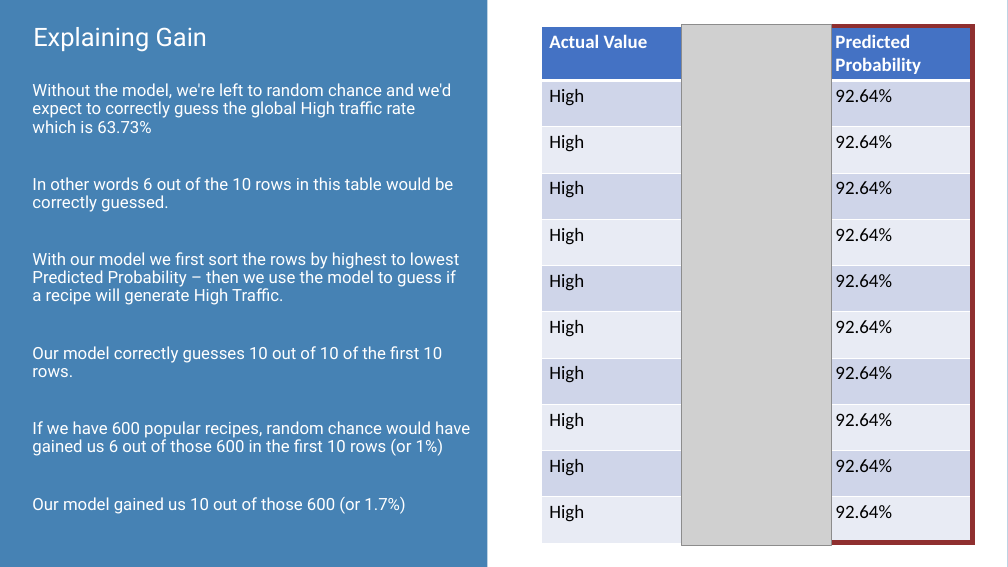
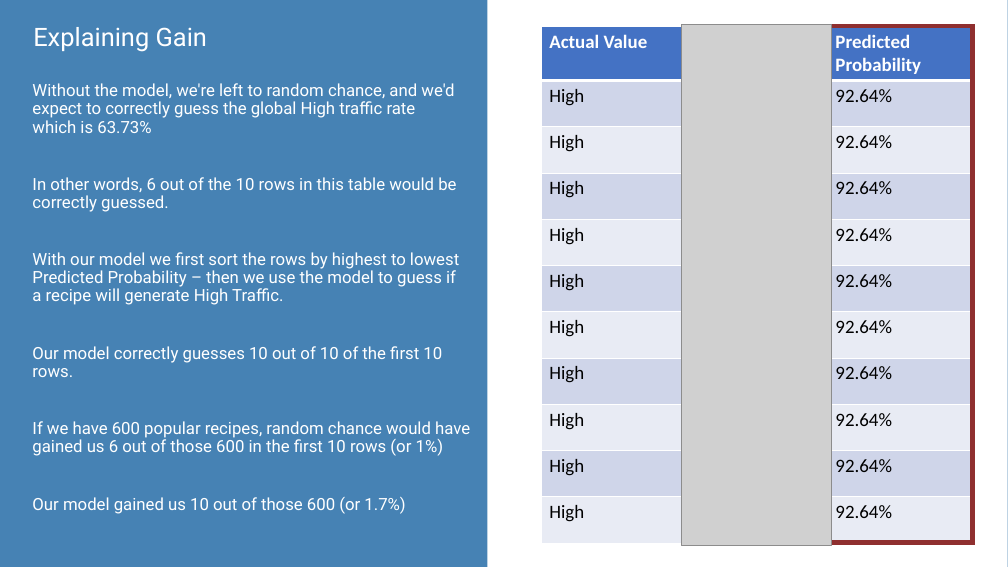
Before and after one commit to MichaelSandilands/recipe_site_traffic, a slide deck: slide 7 of 00_presentation/presentation.pptx. Drawn at 1008x567 pixels with LibreOffice and Linux fonts; fonts in the diff are those of the drawing; grey boxes stand for pictures. Boxes give left, top, right and bottom in pixels: in the first picture for what was removed or moved away, otherwise in the second. Text is boxed around its words. In the diff, an @@ line names an element or a change of style, - is before the commit and + after.

```diff
--- a/00_presentation/presentation.pptx
+++ b/00_presentation/presentation.pptx
@@ text at (32, 83, 456, 212): text changed @@
-Without the model, we're left to random chance and we'd expect to correctly guess the global High traffic rate which is 63.73%
-In other words 6 out of the 10 rows in this table would be correctly guessed.
+Without the model, we're left to random chance, and we'd expect to correctly guess the global High traffic rate which is 63.73%
+In other words, 6 out of the 10 rows in this table would be correctly guessed.
```
Also in this commit, not shown: 13 other files.
